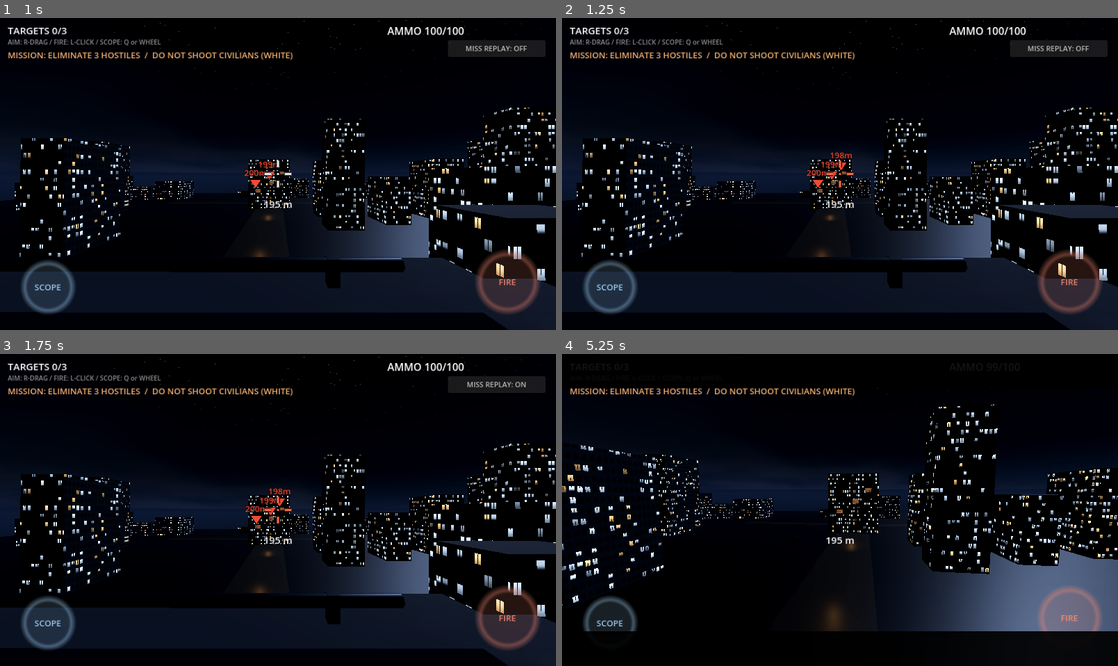
Above: before the commit, frames 1-4 (two rows, left to right).
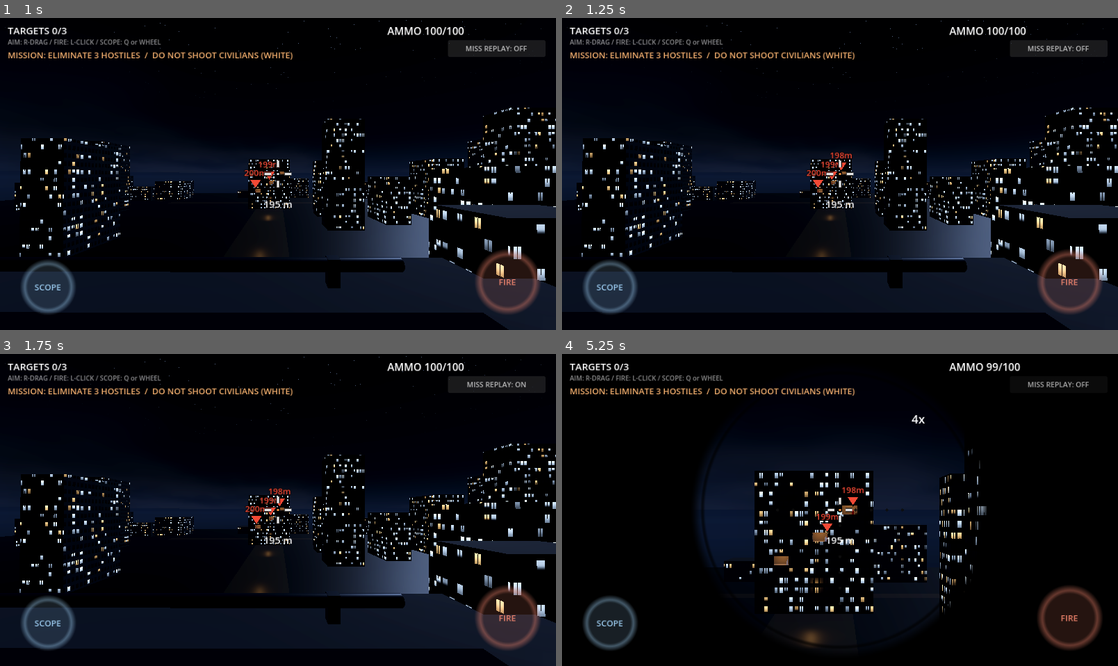
Above: after the commit, the same moments.

Repository: yasu111h/one-shot-ahead
Game: Godot game, scene res://stages/city/city_stage.tscn
Same seed, same stepped clock (60 frames per second), same inputs: the game is played once before the commit and once after it.
Inputs (mouse positions are in pixels of both pictures, inside the frame that each line leads up to):
- Up to frame 1 (1 s): click "MISS REPLAY: ON" at 0.5 s
- Up to frame 2 (1.25 s): no input
- Up to frame 3 (1.75 s): click "MISS REPLAY: OFF" at 1.25 s
- Up to frame 4 (5.25 s): click "MISS REPLAY: ON" at 2 s; click "MISS REPLAY: OFF" at 2.75 s; click "MISS REPLAY: ON" at 3.5 s; click "MISS REPLAY: OFF" at 4.25 s; tap Enter at 5 s; move the mouse to (962, 494) at 5.02 s; tap Q at 5.1 s; click (962, 494) at 5.17 s

Frame 1 is identical in both runs. In frame 2, less than 0.1% of the frame differs, in the area x 47-53%, y 45-55%; in frame 3, less than 0.1%; in frame 4, 20%, in the area x 0-100%, y 2-95%.

Commit message:
feat: 吸い付きエイム廃止→照準減速（スティッキーエイム）に置き換え。悪人のみ・民間人は対象外
Co-Authored-By: Claude Fable 5 <noreply@anthropic.com>

Diff:
--- a/core/ballistics/ballistics.gd
+++ b/core/ballistics/ballistics.gd
@@ -10,8 +10,8 @@
 ## 「リプレイの終点」が原理的に同一直線上に乗り、ズレが消える。
 ## 弾速300m/sの飛行時間はそのまま＝動く標的へのリード（偏差撃ち）は生きる。
 ## 将来リアル弾道（重力落下・風流され）を復活させる場合は true に戻すだけでよい。
-## 実弾(bullet.gd)・着弾予測・オートエイムの弾道解がすべて effective_accel() を
-## 参照するため、切り替えても三者の整合は保たれる。
+## 実弾(bullet.gd)・着弾予測がともに effective_accel() を参照するため、
+## 切り替えても両者の整合は保たれる。
 const GRAVITY_ENABLED := false
 const WIND_ENABLED := false
 
--- a/enemies/target_human.gd
+++ b/enemies/target_human.gd
@@ -3,8 +3,8 @@
 ## 人型プレースホルダ標的（カプセル胴体＋球の頭）
 ## 通常は freeze=true の静的ボディ。命中時に物理へ切替えて倒れる
 ##
-## hostile=false は民間人。撃つべきでない相手なので、オートエイムは吸い付かず、
-## バレットカムも発動しない。撃ってしまうとミッション失敗（SniperStage._fail）。
+## hostile=false は民間人。撃つべきでない相手なので、照準減速（スティッキーエイム）は
+## 反応せず、バレットカムも発動しない。撃ってしまうとミッション失敗（SniperStage._fail）。
 
 signal died(target: TargetHuman)
 
@@ -27,7 +27,7 @@
 	collision_mask = 0b0001   # 地形とだけ衝突（倒れる用）
 	set_meta("target_root", self)
 	set_meta("part", "body")
-	add_to_group("target_part")  # オートエイム対象（グループ＋meta "part" 契約）
+	add_to_group("target_part")  # 照準減速の対象（グループ＋meta "part" 契約）
 	_build_body()
 	_prev_pos = global_position
 
@@ -72,7 +72,7 @@
 	head_area.monitorable = true
 	head_area.set_meta("target_root", self)
 	head_area.set_meta("part", "head")
-	head_area.add_to_group("target_part")  # オートエイムはヘッドにも吸い付く
+	head_area.add_to_group("target_part")  # 照準減速はヘッド付近でも効く
 	var head_col := CollisionShape3D.new()
 	var head_shape := SphereShape3D.new()
 	head_shape.radius = 0.2
--- a/enemies/target_vehicle.gd
+++ b/enemies/target_vehicle.gd
@@ -24,7 +24,7 @@
 	collision_mask = 0b0001
 	set_meta("target_root", self)
 	set_meta("part", "body")
-	add_to_group("target_part")  # オートエイム対象（グループ＋meta "part" 契約）
+	add_to_group("target_part")  # 照準減速の対象（グループ＋meta "part" 契約）
 	# コリジョン（箱）
 	var col := CollisionShape3D.new()
 	var shape := BoxShape3D.new()
--- a/stages/sniper_stage.gd
+++ b/stages/sniper_stage.gd
@@ -1,6 +1,6 @@
 class_name SniperStage
 extends Node3D
-## 狙撃ステージの共通基底。環境・入力・射撃・オートエイム・バレットカム・勝敗を持つ。
+## 狙撃ステージの共通基底。環境・入力・射撃・照準減速・バレットカム・勝敗を持つ。
 ## ステージ固有（見た目・地形・標的配置・狙撃地点）はサブクラスが下記を上書きする:
 ##   _build_environment() … 空・光・フォグ
 ##   _build_world()       … 地形/建物
@@ -14,6 +14,9 @@
 ##   発射   … 左クリック / FIREボタン（Fキーは予備）
 ##   スコープ … Qキー / SCOPEボタンでトグル巡回（1x→4x→8x→1x）。ホイールで段階±1
 ## ※ 息止めは廃止（照準は常に静止・2026-07-10ユーザー決定）
+## ※ オートエイム（発射方向の吸い付き）は廃止（2026-07-10ユーザー決定）。
+##    弾は常に照準レイどおりに飛ぶ＝当てるのはプレイヤー自身。
+##    代わりに「照準減速（スティッキーエイム・CoD方式）」で標的付近の微調整だけを楽にする
 
 const WIND_FACTOR := 0.6  # 風速(m/s)→弾への加速度(m/s^2)係数
 const RANGE_MASK := 0b1111
@@ -23,12 +26,10 @@
 @export var muzzle_speed := 300.0  # 弾速 m/s（可変）
 @export var max_ammo := 100
 
-# --- オートエイム(吸い付き)。スナイパー用に狭め。TABIJIの_assist_dir方式 ---
-@export var assist_deg_hip := 2.0      # 腰だめ時の吸い付き角(度)
-@export var assist_deg_scope := 0.6    # スコープ中(狙いやすいので狭め)
-@export var assist_touch_mult := 1.5   # タッチ端末は指で粗いので広めに
-@export var assist_full_range := 600.0   # この距離までは吸い付き全開
-@export var assist_fade_range := 1200.0  # ここで吸い付き0(これ以遠は補正なし)
+# --- 照準減速(スティッキーエイム・CoD方式)。弾は曲げず、敵標的の近くでだけ感度を落とす ---
+@export var stick_angle := 2.5       # 減速ゾーンのしきい角(度)。照準レイと標的の最接近角がこの内側で減速
+@export var stick_slow := 0.35       # 標的中心での感度倍率。ゾーン外縁1.0→中心でこの値へ角度補間
+@export var stick_touch_mult := 1.5  # タッチ端末は指で粗いのでゾーンを広めに
 
 var wind_speed := 0.0
 var wind_accel := Vector3.ZERO
@@ -50,6 +51,7 @@
 var _killcam_cd := 0.0
 var _cam_touch_index := -1
 var _is_touch := false
+var _stick_factor := 1.0  # 照準減速の現在値(物理フレームごとに更新。1.0=減速なし)
 
 
 func _ready() -> void:
@@ -202,7 +204,7 @@
 		return
 	if event is InputEventScreenDrag:
 		if event.index == _cam_touch_index and not is_replay_active():
-			rig.add_aim_delta(event.relative)
+			rig.add_aim_delta(event.relative * _stick_factor)  # 照準減速を掛ける
 		return
 	# マウス（Mac用）。タッチ端末で実タッチから合成されるエミュレートマウスだけを
 	# 無視し、実マウスは端末判定に関わらず常に受け付ける
@@ -213,7 +215,7 @@
 	if event is InputEventMouseMotion:
 		# 右ドラッグ＝視点回転（押している間だけ・キャプチャなし）
 		if Input.is_mouse_button_pressed(MOUSE_BUTTON_RIGHT) and not is_replay_active():
-			rig.add_aim_delta(event.relative)
+			rig.add_aim_delta(event.relative * _stick_factor)  # 照準減速を掛ける
 		return
 	if event is InputEventMouseButton and event.pressed:
 		match event.button_index:
@@ -259,11 +261,13 @@
 	if _pending_fire:
 		_pending_fire = false
 		_do_fire()
-	# オートエイムのロック表示（捉えたらレティクルが白→オレンジ）
-	var locked := false
+	# 照準減速(スティッキーエイム)の更新。空間クエリを使うので物理フレームで計算し、
+	# 入力イベント側はこのキャッシュ値を使う。減速ゾーン内はレティクル中心点が控えめに色づく
+	# （旧オートエイムの「オレンジ＝撃てば当たる」保証ではない。当てるのはプレイヤー自身）
+	_stick_factor = 1.0
 	if not game_over and not is_replay_active():
-		locked = _assist_dir(-rig.camera.global_transform.basis.z) != Vector3.ZERO
-	hud.set_locked(locked)
+		_stick_factor = _stick_speed_scale()
+	hud.set_sticky(_stick_factor < 1.0)
 	# 測距（照準先の距離をHUDへ）
 	_update_rangefinder()
 
@@ -273,22 +277,12 @@
 		return
 	ammo -= 1
 	var cam := rig.camera
-	var raw := -cam.global_transform.basis.z
+	# 照準レイ（画面中央）そのままで撃つ。発射方向の補正は一切ない＝当てるのはプレイヤー自身
+	var dir := -cam.global_transform.basis.z
+	var start := cam.global_position + dir * 0.6
 	# 弾道予測には民間人も混ぜる。手前に立たれていたら悪人への命中は「確定」しない
 	var infos := _target_infos()
-	# オートエイム（吸い付き）：捉えていれば弾道を標的へ曲げる
-	var dir := raw
-	var assisted := _assist_dir(raw)
-	if assisted != Vector3.ZERO:
-		dir = assisted
-	var start := cam.global_position + dir * 0.6
 	var predicted := _predict(start, dir, infos)
-	# 吸い付きが弾を民間人へ寄せてしまった場合は補正を捨て、素の狙いで撃つ
-	# （プレイヤーが狙っていない誤射を、こちらの補正で作らない）
-	if assisted != Vector3.ZERO and not predicted.is_empty() and not predicted.target.hostile:
-		dir = raw
-		start = cam.global_position + dir * 0.6
-		predicted = _predict(start, dir, infos)
 	# 撃ち味（反動・マズルフラッシュ・レティクル開き・発射音）
 	rig.kick()
 	fx.muzzle_flash(start)
@@ -400,22 +394,24 @@
 		hud.range_distance = -1.0
 
 
-# ---------------------------------------------------------------- オートエイム(TABIJI移植)
-
-## オートエイム: 狙い(base)の近くにいる標的部位("target_part"グループ)を探し、
-## 吸い付き角の内なら「その部位に実際に命中する発射方向（弾道解）」を返す。
-## いなければ Vector3.ZERO。部位がカプセルなら中心でなく「芯線上で狙いに最も近い点」へ。
-## ※ 弾道解は Ballistics のフラグに従う。現行の直線弾道では部位への直線方向そのもの。
-##    重力・風（GRAVITY_ENABLED / WIND_ENABLED）を復活させた場合は、飛翔時間ぶんの
-##    ドロップを見込んだ照準解に自動で切り替わり「ロック＝当たる」が維持される。
-## ※ 民間人と、壁の陰にいる標的には吸い付かない（ロック＝当たる、を壊さないため）。
-func _assist_dir(base: Vector3) -> Vector3:
-	var deg := lerpf(assist_deg_hip, assist_deg_scope, rig.aim_blend)
+# ---------------------------------------------------------------- 照準減速(スティッキーエイム)
+
+## 照準減速: 照準レイの近くに「見えている敵標的」がいる間だけドラッグ感度を落とし、
+## 標的付近の微調整をやりやすくする（CoD方式）。戻り値はドラッグ入力に掛ける倍率。
+## 照準を勝手に動かす・発射方向を曲げることは一切しない＝入力の効きを弱めるだけ。
+## 判定は「照準レイと標的部位の最接近角」。しきい角 stick_angle の外なら1.0（減速なし）、
+## 外縁で1.0→標的中心（角度0）で stick_slow へ角度に応じて線形補間する。
+## ※ 民間人では減速しない。減速は弾を曲げないので誤射は作らないが、
+##    民間人に照準が「粘る」感触自体が誤誘導になるため（減速＝敵の合図に統一）。
+## ※ 壁・床の陰で見えていない標的も対象外（旧オートエイムの可視判定を流用）。
+func _stick_speed_scale() -> float:
+	var deg := stick_angle
 	if _is_touch:
-		deg *= assist_touch_mult
-	var best_ang := deg_to_rad(deg)
-	var best := Vector3.ZERO
+		deg *= stick_touch_mult
+	var limit := deg_to_rad(deg)
+	var best := limit
 	var eye := rig.camera.global_position
+	var base := -rig.camera.global_transform.basis.z
 	for n in get_tree().get_nodes_in_group("target_part"):
 		if not (n is Node3D) or not is_instance_valid(n) or not n.is_inside_tree():
 			continue
@@ -423,26 +419,15 @@
 		if root == null or not is_instance_valid(root) or not root.alive or not root.hostile:
 			continue
 		var point := _aim_point(n, eye, base)
-		var d := (point - eye).length()
-		# 距離が遠いほど吸い付き角を細くする。assist_fade_range 以遠は補正なし
-		var range_k := clampf(
-			1.0 - (d - assist_full_range) / (assist_fade_range - assist_full_range), 0.0, 1.0)
-		if range_k <= 0.0:
-			continue
-		var eff_ang := deg_to_rad(deg) * range_k
-		# 弾道補正：飛翔時間ぶんのドロップを見込んだ照準点。
-		# Ballistics のフラグに従う（直線弾道＝実効加速度ゼロなら補正なし＝部位そのもの）
-		var tf := d / muzzle_speed
-		var solution := point - Ballistics.effective_accel(wind_accel) * (0.5 * tf * tf)
-		var to := solution - eye
-		var ang := base.angle_to(to.normalized())
-		if ang >= eff_ang or ang >= best_ang:
+		var ang := base.angle_to(point - eye)
+		if ang >= best:
 			continue
 		if _blocked_by_terrain(eye, point):
-			continue  # 壁・床の陰。見えていない標的には吸い付かせない
-		best_ang = ang
-		best = to.normalized()
-	return best
+			continue  # 壁・床の陰。見えていない標的では減速しない
+		best = ang
+	if best >= limit:
+		return 1.0
+	return lerpf(stick_slow, 1.0, best / limit)
 
 
 ## 視線が地形（レイヤ1）で遮られているか
--- a/ui/hud.gd
+++ b/ui/hud.gd
@@ -1,7 +1,8 @@
 class_name Hud
 extends CanvasLayer
 ## HUD：残弾・風・測距・操作ボタン・距離スタンプ・CLEAR/RETRY
-## ＋動的レティクル（bloom開閉・ロック色変化・ヒットマーカー。TABIJIのcombat_hud.gd方式）
+## ＋動的レティクル（bloom開閉・照準減速ゾーンの中心点色変化・ヒットマーカー。
+##   TABIJIのcombat_hud.gd方式）
 
 const STAMP_HIT_COLOR := Color(0.95, 0.85, 0.5)   # 命中スタンプ（華やかな金色）
 const STAMP_MISS_COLOR := Color(0.6, 0.62, 0.65)  # MISSスタンプ（グレー系で差別化）
@@ -219,9 +220,10 @@
 	_reticle.hitmark_head = (part == "head")
 
 
-## オートエイムが標的を捉えた/外した（レティクル色 白⇄オレンジ）
-func set_locked(locked: bool) -> void:
-	_reticle.locked = locked
+## 照準減速ゾーンに入った/出た（レティクル中心点だけ控えめに色づく。
+## 旧オートエイムの「オレンジ＝撃てば当たる」保証ではないため、十字は白のまま）
+func set_sticky(active: bool) -> void:
+	_reticle.sticky = active
 
 
 ## 距離スタンプ表示（例:「342m HIT」「512m HEADSHOT」）
@@ -261,17 +263,18 @@
 
 ## 動的レティクル（TABIJIのcombat_hud.gd:56-77を移植）
 ## 中心点常時＋十字ティック。ギャップ=(スコープ7:通常11)+bloom*12
-## bloomは1発+0.45・4.0/s回復。ロックでオレンジ。命中で斜め4本のヒットマーカー
+## bloomは1発+0.45・4.0/s回復。照準減速ゾーン内は中心点だけ控えめにオレンジ。
+## 命中で斜め4本のヒットマーカー
 class DynamicReticle:
 	extends Control
 
 	const Reticle := preload("res://ui/reticle.gd")
 	const COL_RETICLE := Color(1.0, 1.0, 1.0, 0.9)
-	const COL_LOCKED := Color(1.0, 0.42, 0.28, 0.95)   # オートエイムが標的を捉えた時
+	const COL_STICKY_DOT := Color(1.0, 0.62, 0.3, 0.95)  # 減速ゾーン内の中心点(控えめ)
 	const HITMARK_TIME := 0.16
 
 	var scoped := false
-	var locked := false
+	var sticky := false          # 照準減速ゾーン内か(命中保証の意味はない)
 	var bloom := 0.0             # 連射でレティクルが開く量(0〜1)
 	var hitmark_t := 0.0         # ヒットマーカーの残り表示時間
 	var hitmark_head := false    # ヘッドショットか(色を変える)
@@ -285,9 +288,10 @@
 
 	func _draw() -> void:
 		var c := size * 0.5
-		var col := COL_LOCKED if locked else COL_RETICLE
 		var gap := (7.0 if scoped else 11.0) + bloom * 12.0
-		Reticle.draw_cross(self, c, gap, 9.0, col)
+		# 十字は常に白。減速ゾーン内は中心点だけ色づく（結果はヒットマーカーで示す）
+		var dot := COL_STICKY_DOT if sticky else COL_RETICLE
+		Reticle.draw_cross(self, c, gap, 9.0, COL_RETICLE, dot)
 		# ヒットマーカー(命中の一瞬、斜め4本)。ヘッドショットはオレンジ
 		if hitmark_t > 0.0:
 			var a := hitmark_t / HITMARK_TIME
--- a/ui/reticle.gd
+++ b/ui/reticle.gd
@@ -13,12 +13,16 @@
 
 
 ## 中央の十字(4本のティック＋中心点)を、縁取り付きで描く。
-##  ci   : 描画先(CanvasItem。draw中に呼ぶ)
-##  c    : 画面中央
-##  gap  : 中心から各ティックが始まるまでの空き
-##  tick : ティックの長さ
-##  core : 芯の色(通常は白、ロック時はオレンジ等)
-static func draw_cross(ci: CanvasItem, c: Vector2, gap: float, tick: float, core: Color) -> void:
+##  ci       : 描画先(CanvasItem。draw中に呼ぶ)
+##  c        : 画面中央
+##  gap      : 中心から各ティックが始まるまでの空き
+##  tick     : ティックの長さ
+##  core     : 芯の色(通常は白)
+##  dot_core : 中心点だけ別の色にしたい時に指定(照準減速ゾーンの控えめな合図など)。
+##             省略(アルファ0)なら core と同色
+static func draw_cross(ci: CanvasItem, c: Vector2, gap: float, tick: float, core: Color,
+		dot_core := Color(0, 0, 0, 0)) -> void:
+	var dot := dot_core if dot_core.a > 0.0 else core
 	var dirs := [Vector2.RIGHT, Vector2.LEFT, Vector2.UP, Vector2.DOWN]
 	# 先に4本すべての縁取りを描く(隣の芯を縁取りが上書きしないよう順序を分ける)
 	for d: Vector2 in dirs:
@@ -27,7 +31,7 @@
 	ci.draw_circle(c, DOT_OUTLINE, OUTLINE)
 	for d: Vector2 in dirs:
 		ci.draw_line(c + d * gap, c + d * (gap + tick), core, CORE_W, true)
-	ci.draw_circle(c, DOT_CORE, core)
+	ci.draw_circle(c, DOT_CORE, dot)
 
 
 ## 命中マーカー(斜め4本)。こちらも縁取り付きで背景に負けないようにする。
